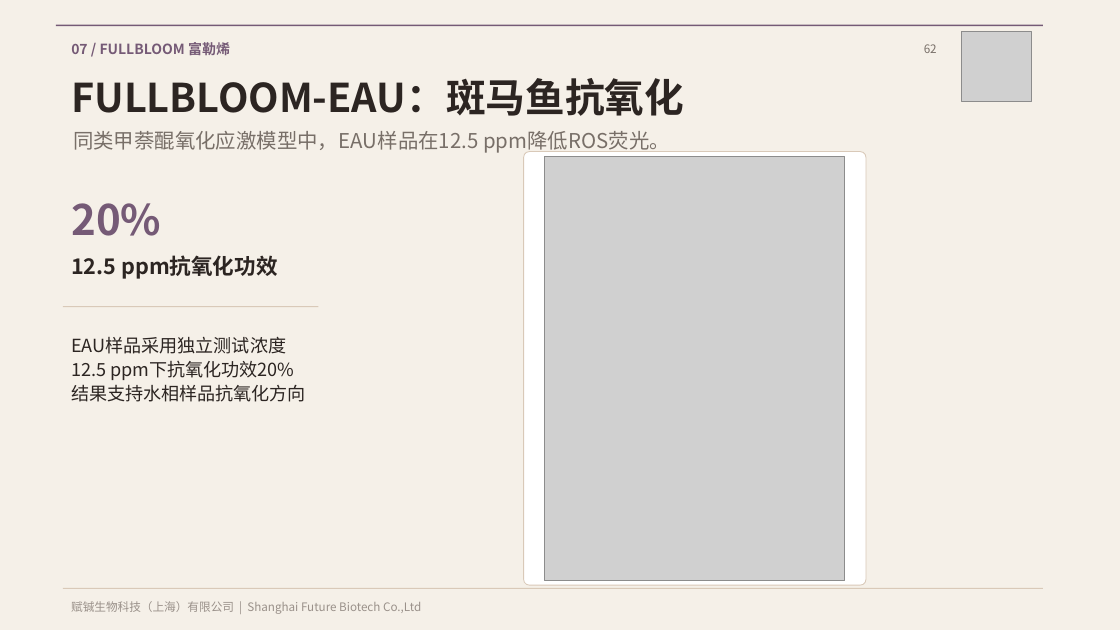
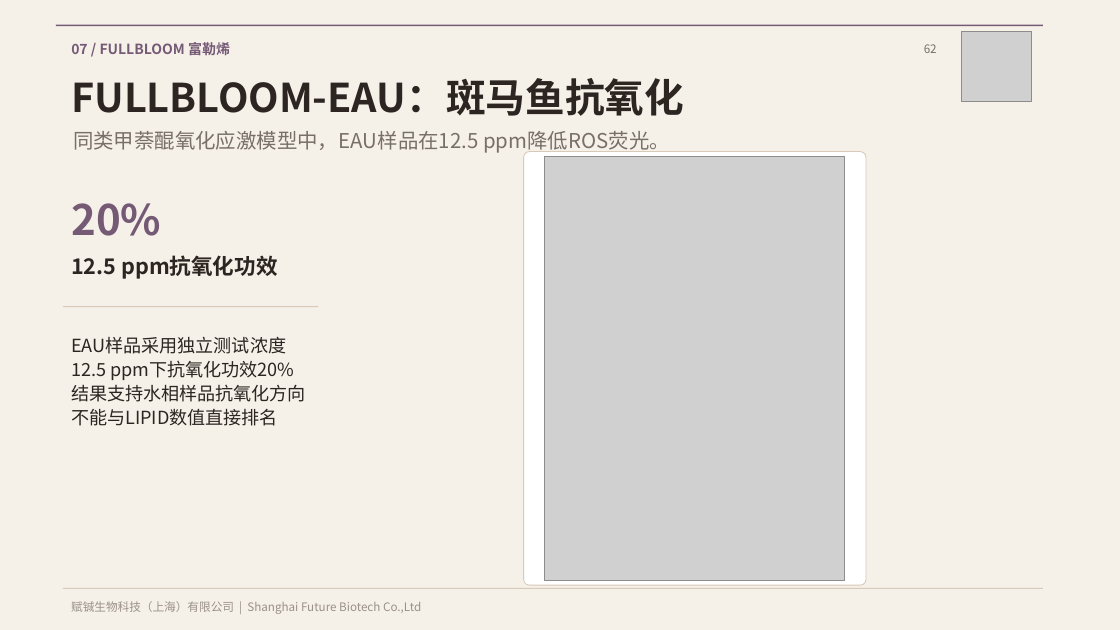
Before and after one commit to futurebio/futurebio.github.io, a slide deck: slide 62 of downloads/anti-aging-ingredient-portfolio-latest.pptx. Drawn at 1120x630 pixels with LibreOffice and Linux fonts; fonts in the diff are those of the drawing; grey boxes stand for pictures. Boxes give left, top, right and bottom in pixels: in the first picture for what was removed or moved away, otherwise in the second. Text is boxed around its words. In the diff, an @@ line names an element or a change of style, - is before the commit and + after.

```diff
--- a/downloads/anti-aging-ingredient-portfolio-latest.pptx
+++ b/downloads/anti-aging-ingredient-portfolio-latest.pptx
@@ text at bbox=[71, 408, 278, 426]: paragraph added @@
+不能与LIPID数值直接排名
```
Also in this commit, not shown: 11 other slides changed, 4 slides added, 3 other files.
